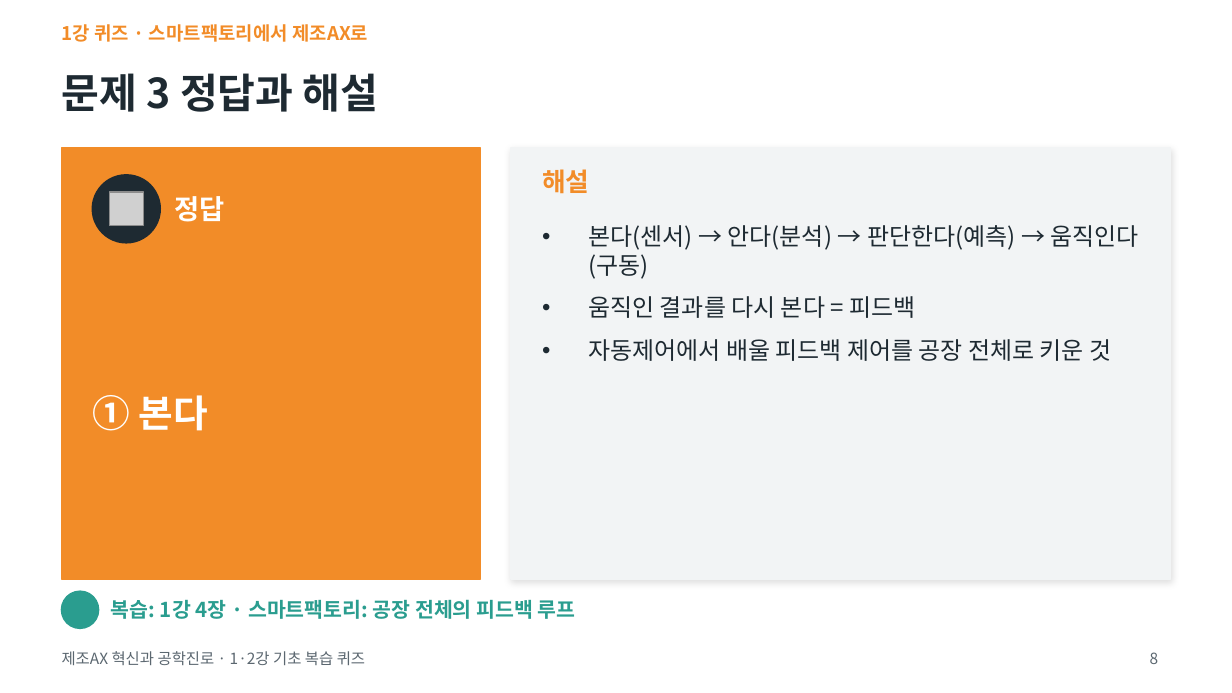
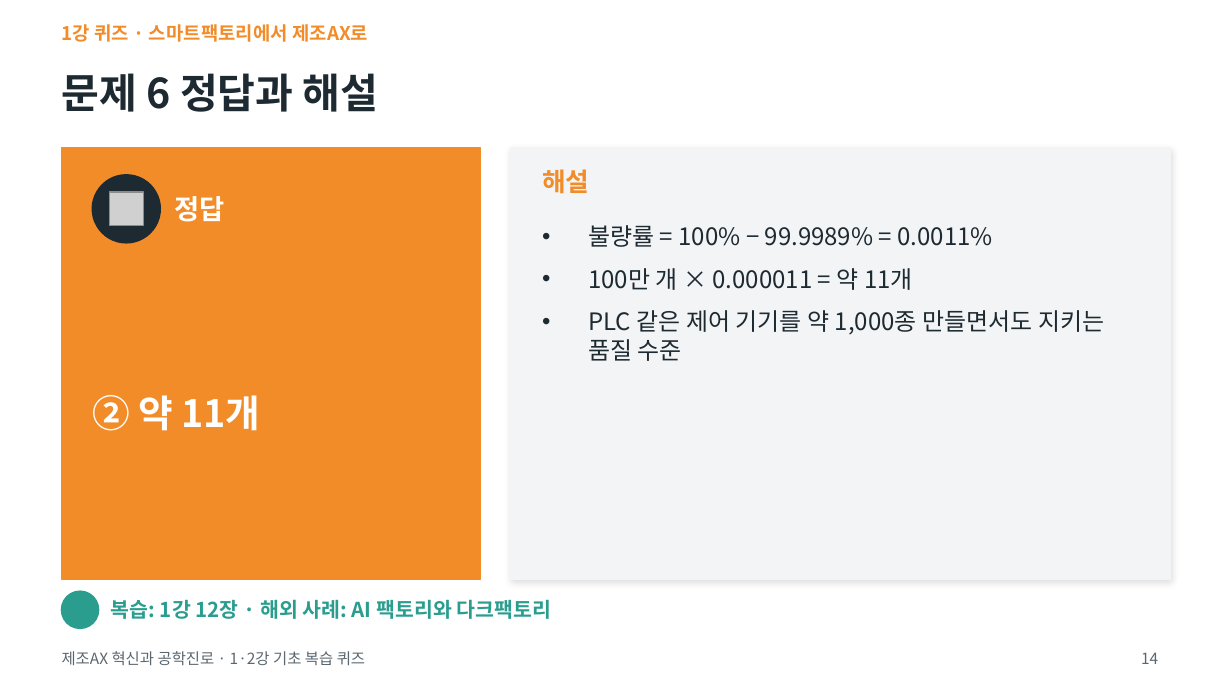
Before and after one commit to ykkimhgu/Intro-MCE-Freshman-Course, a slide deck: slide 14 of quiz12/1-2강_기초복습퀴즈.pptx (slide 8 before the commit). Drawn at 1232x693 pixels with LibreOffice and Linux fonts; fonts in the diff are those of the drawing; grey boxes stand for pictures; background and template pictures are left out. Boxes give left, top, right and bottom in pixels: in the first picture for what was removed or moved away, otherwise in the second. Text is boxed around its words. In the diff, an @@ line names an element or a change of style, - is before the commit and + after.

```diff
--- a/quiz12/1-2강_기초복습퀴즈.pptx
+++ b/quiz12/1-2강_기초복습퀴즈.pptx
@@ title at [62,73,379,112]: text changed @@
-문제 3 정답과 해설
+문제 6 정답과 해설
@@ text at [588,225,1104,361]: text changed @@
-• 본다(센서) → 안다(분석) → 판단한다(예측) → 움직인다(구동)
-• 움직인 결과를 다시 본다 = 피드백
-• 자동제어에서 배울 피드백 제어를 공장 전체로 키운 것
+• 불량률 = 100% − 99.9989% = 0.0011%
+• 100만 개 × 0.000011 = 약 11개
+• PLC 같은 제어 기기를 약 1,000종 만들면서도 지키는 품질 수준
@@ text at [92,395,261,431]: text changed @@
-① 본다
+② 약 11개
@@ text at [111,599,551,619]: text changed @@
-복습: 1강 4장 · 스마트팩토리: 공장 전체의 피드백 루프
+복습: 1강 12장 · 해외 사례: AI 팩토리와 다크팩토리
@@ page number at [1141,652,1158,664]: text changed @@
-8
+14
```
Also in this commit, not shown: 26 other slides changed, 3 slides added, 3 slides removed, 20 other files.
